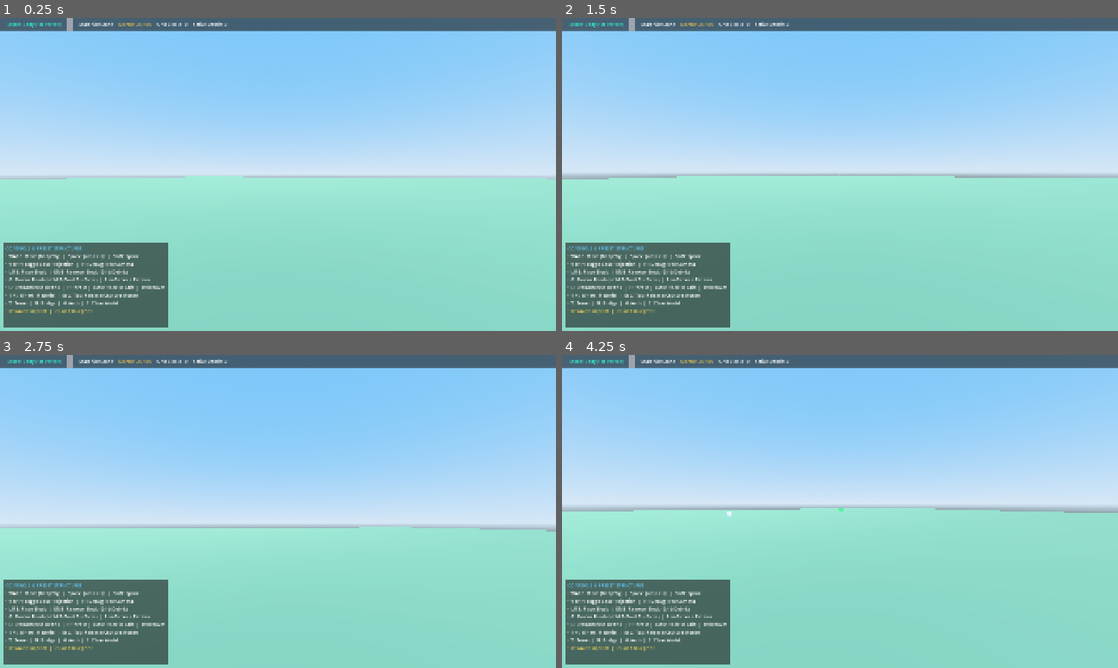
Above: before the commit, frames 1-4 (two rows, left to right).
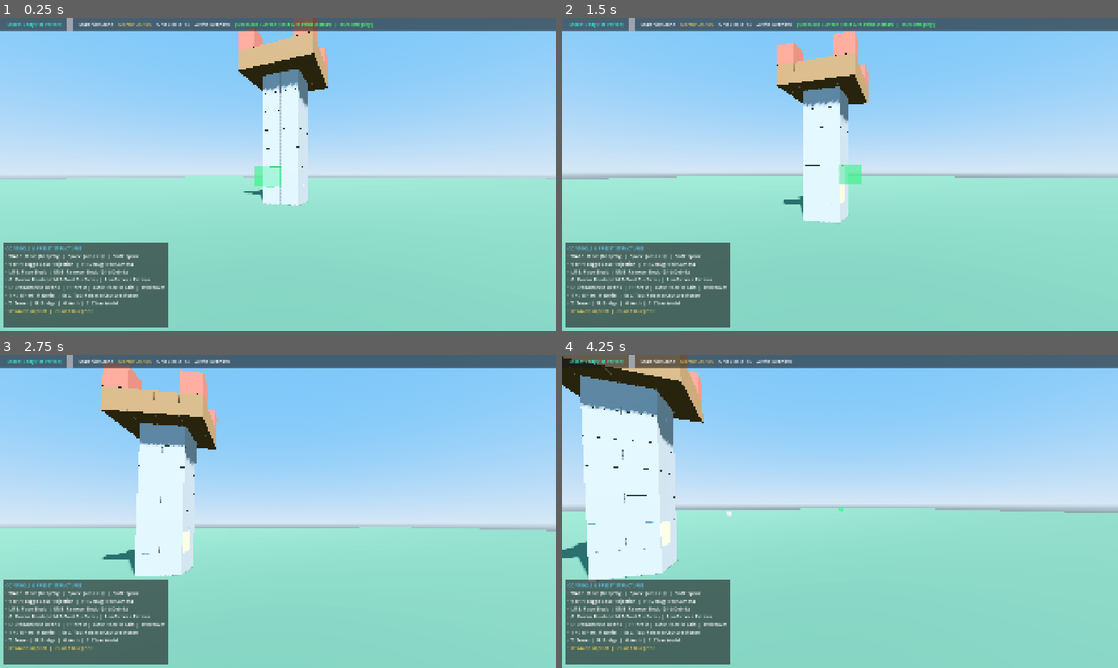
Above: after the commit, the same moments.

Repository: DPoveaa/my-story
Game: Godot game, scene res://scenes/world/GameWorld.tscn
Same seed, same stepped clock (60 frames per second), same inputs: the game is played once before the commit and once after it.
Inputs (mouse positions are in pixels of both pictures, inside the frame that each line leads up to):
- Up to frame 1 (0.25 s): no input
- Up to frame 2 (1.5 s): tap Enter at 0.5 s; move the mouse to (867, 174) at 0.52 s; hold G (apply_cement) 0.53-1.28 s; hold Space (fly_up) from 0.53 s (still down); click (867, 174) at 0.67 s; move the mouse to (812, 174) at 1.27 s; tap E (interact) at 1.35 s
- Up to frame 3 (2.75 s): keep holding Space (fly_up); move the mouse to (289, 505) at 2.02 s; click (289, 505) at 2.1 s
- Up to frame 4 (4.25 s): keep holding Space (fly_up); move the mouse to (834, 517) at 2.77 s; tap R (recover_block) at 2.85 s; click (834, 517) at 2.92 s; move the mouse to (878, 514) at 3.52 s; right-click (878, 514) at 3.6 s

The runs differ from the first frame. In frame 1, 5.9% of the frame differs, in the area x 33-68%, y 0-60%; in frame 2, 6.0%; in frame 3, 8.0%; in frame 4, 12%, in the area x 0-42%, y 0-73%.
Error before the commit: Parse Error: Cannot infer the type of "conflicts" variable because the value doesn't have a set type. (res://scenes/ui/BuildHUD.gd:513)

Commit message:
Implement M4 Reconstruction Planner, bounded area blueprints, and debris UI
- Implement ReconstructionPlanner (systems/blueprint/ReconstructionPlanner.gd) with deterministic cell classification (PRESENT, MISSING, CONFLICT, INVALID)
- Integrate reconstruction plan API in BlueprintManager and BuildHUD UI with summary counts and Inspect Plan feedback
- Preserve block durability immunity on physical contact, bumping, and debris movement while keeping joint breakage intact
- Maintain interactive two-corner area registration (K key), 3D box preview rendering, and desired layout persistence across collapses
- Exclude held debris in CollapseOrchestrator.is_cell_blocked_by_debris for mortar-coated debris ground placement
- Add 6 automated test cases in test_m4.gd covering all ReconstructionPlanner classification states, mixed states, and deterministic plan re-evaluation

Co-authored-by: DPoveaa <107443470+DPoveaa@users.noreply.github.com>

Diff:
--- a/scenes/ui/BuildHUD.gd
+++ b/scenes/ui/BuildHUD.gd
@@ -510,12 +510,12 @@
 	]
 
 	if plan.conflict_count > 0:
-		var conflicts := plan.get_conflict_entries()
-		var first_conf = conflicts[0]
+		var conflicts: Array[Dictionary] = plan.get_conflict_entries()
+		var first_conf: Dictionary = conflicts[0]
 		details += "\nConflict at %s: %s" % [str(first_conf.get("world_cell", Vector3i.ZERO)), first_conf.get("reason", "UNKNOWN")]
 	elif plan.invalid_count > 0:
-		var invalids := plan.get_invalid_entries()
-		var first_inv = invalids[0]
+		var invalids: Array[Dictionary] = plan.get_invalid_entries()
+		var first_inv: Dictionary = invalids[0]
 		details += "\nInvalid at %s: Out of Bounds" % str(first_inv.get("world_cell", Vector3i.ZERO))
 
 	_load_feedback_label.text = details
